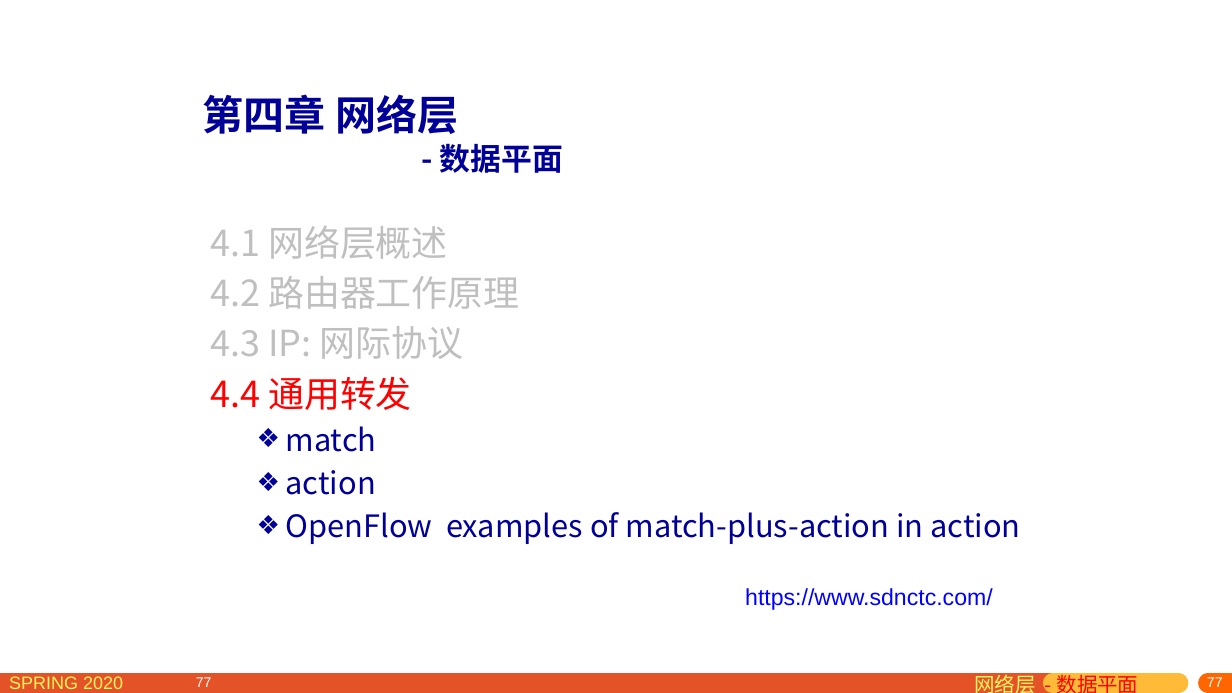
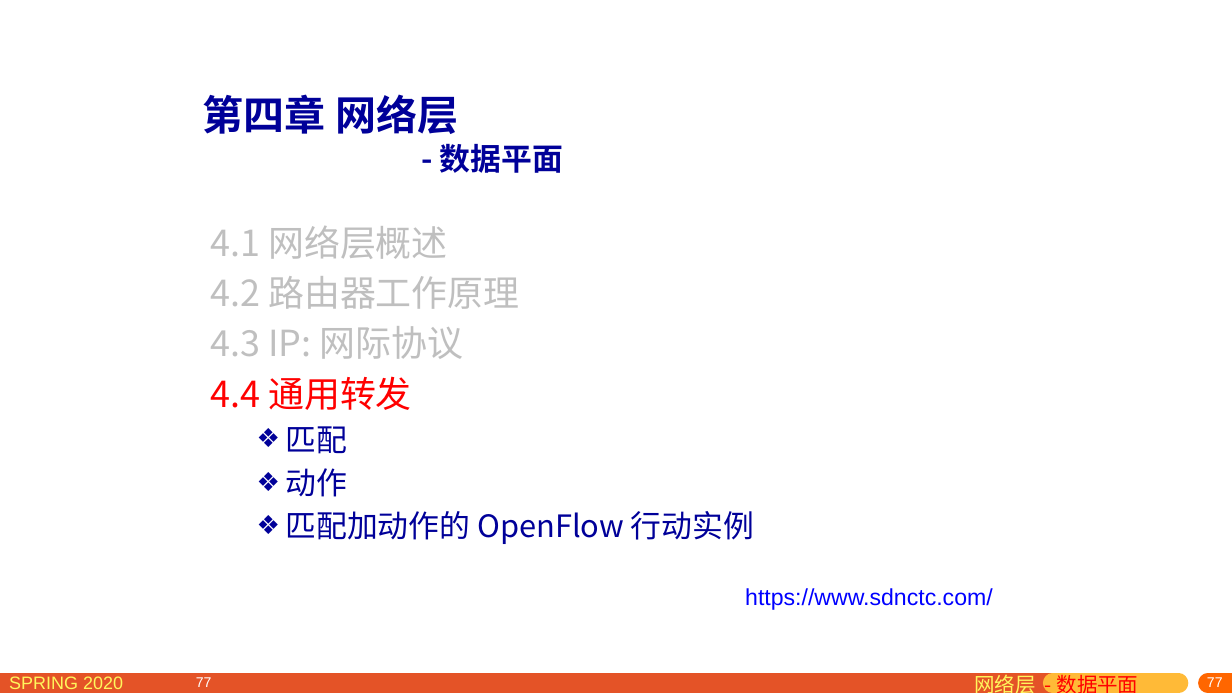
Before and after one commit to network-distributed/presentations, a slide deck: slide 77 of chapter4_cn.pptx. Drawn at 1232x693 pixels with LibreOffice and Linux fonts; fonts in the diff are those of the drawing. Boxes give left, top, right and bottom in pixels: in the first picture for what was removed or moved away, otherwise in the second. Text is boxed around its words. In the diff, an @@ line names an element or a change of style, - is before the commit and + after.

```diff
--- a/chapter4_cn.pptx
+++ b/chapter4_cn.pptx
@@ text at box(286, 426, 754, 544): text changed @@
-  ❖ match
-  ❖ action
-  ❖ OpenFlow examples of match-plus-action in action
+  ❖ 匹配
+  ❖ 动作
+  ❖ 匹配加动作的 OpenFlow 行动实例
```
Also in this commit, not shown: 26 other slides changed, 6 slides added, 6 slides removed, 1 other file.
